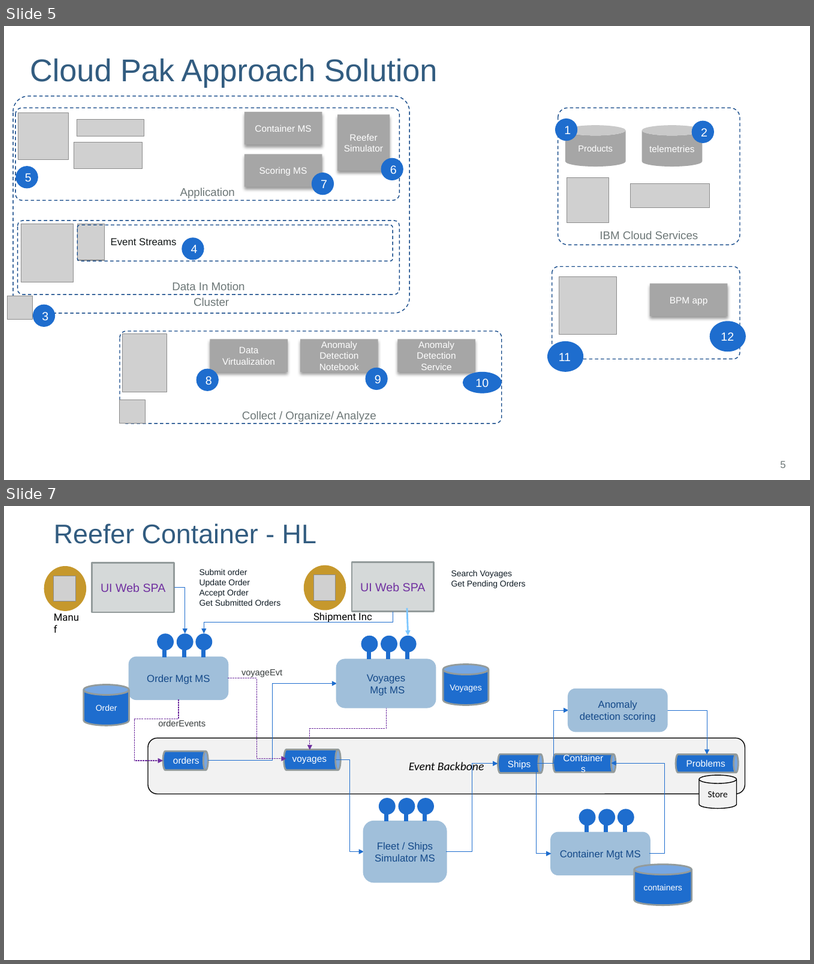
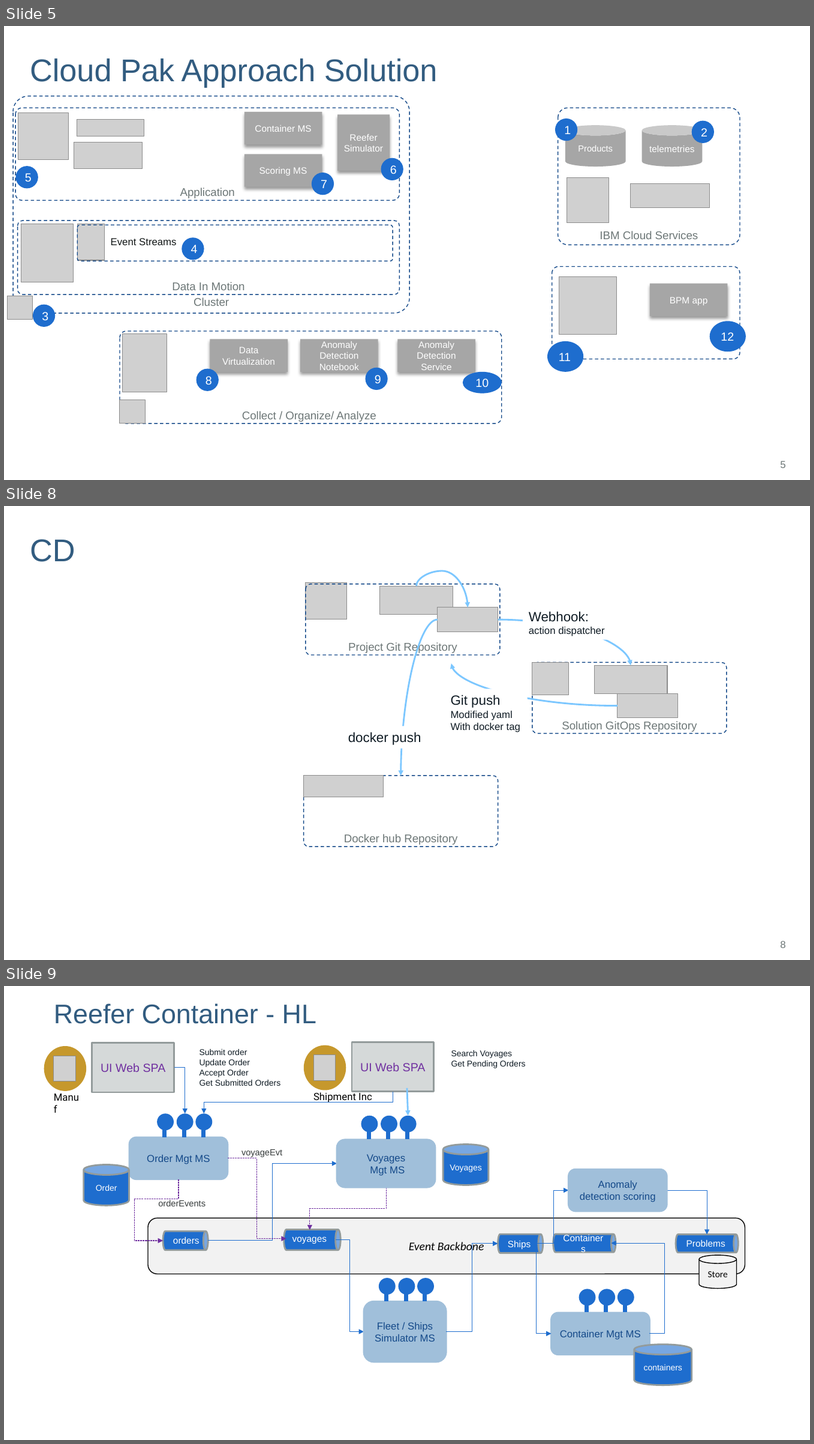
Before and after one commit to jbcodeforce/refarch-reefer-ml, a slide deck: diagrams.pptx. Shown one above the other, each under a label of ours: slides 5 and 7 before the commit, slides 5, 8 and 9 after it; the slides between them are not shown. The pictures are 814x964 and 814x1444 pixels, drawn with LibreOffice and Linux fonts; fonts in the diff are those of the drawing; grey boxes stand for pictures; background and template pictures are left out. Boxes give left, top, right and bottom in pixels: in the first picture for what was removed or moved away, otherwise in the second. Text is boxed around its words. In the diff, an @@ line names an element or a change of style, - is before the commit and + after.

```diff
--- a/diagrams.pptx
+++ b/diagrams.pptx
@@ slide 8 added at <box>4,506,810,960</box>, background #FFFFFF @@
@@ title added at <box>30,539,75,562</box>, 37.3 pt, text #325C80 @@
+CD
@@ curved arrow added from (417, 586) to (468, 607), #7CC7FF 2 pt @@
@@ picture added at <box>306,582,347,619</box> @@
@@ rounded rectangle added at <box>306,584,500,655</box>, outline #144989 1 pt dashed, 13.3 pt, text #6D7777 @@
+Project Git Repository
@@ picture added at <box>380,586,453,614</box> @@
@@ picture added at <box>438,607,498,632</box> @@
@@ text added at <box>529,611,605,636</box>, 12 pt, text #0E1B24 @@
+Webhook:
+action dispatcher
@@ curved arrow added from (438, 620) to (401, 775), #7CC7FF 2 pt @@
@@ curved arrow added from (498, 620) to (632, 665), #7CC7FF 2 pt @@
@@ curved arrow added from (618, 706) to (452, 663), #7CC7FF 2 pt @@
@@ rounded rectangle added at <box>533,662,727,733</box>, outline #144989 1 pt dashed, 13.3 pt, text #6D7777 @@
+Solution GitOps Repository
@@ picture added at <box>533,662,569,695</box> @@
@@ picture added at <box>594,665,668,694</box> @@
@@ text added at <box>451,694,521,732</box>, 12 pt, text #0E1B24 @@
+Git push
+Modified yaml
+With docker tag
@@ picture added at <box>618,694,678,718</box> @@
@@ text added at <box>348,732,421,745</box>, 16 pt, text #0E1B24 @@
+docker push
@@ rounded rectangle added at <box>304,775,498,846</box>, outline #144989 1 pt dashed, 13.3 pt, text #6D7777 @@
+Docker hub Repository
@@ picture added at <box>304,775,384,796</box> @@
@@ page number added at <box>780,940,786,948</box>, 12 pt, text #6D7777 @@
+8
@@ what was slide 7 is now slide 9 @@
```
Also in this commit, not shown: 1 slide changed, 1 other slide added, 17 other files.
